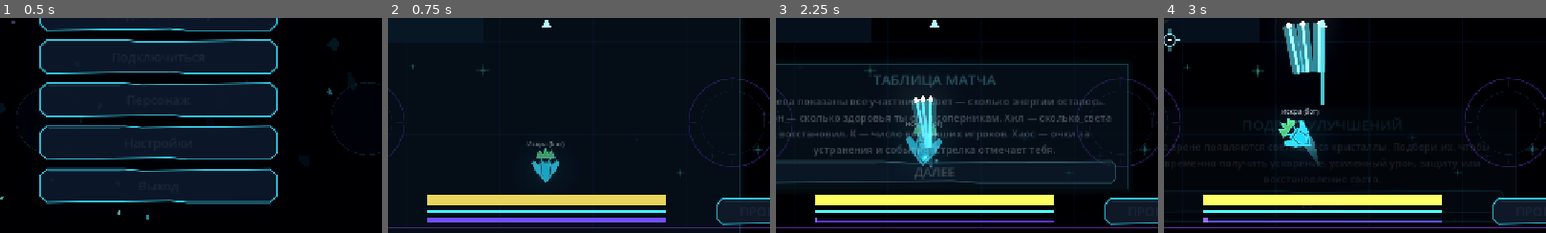
Above: before the commit, frames 1-4 (left to right).
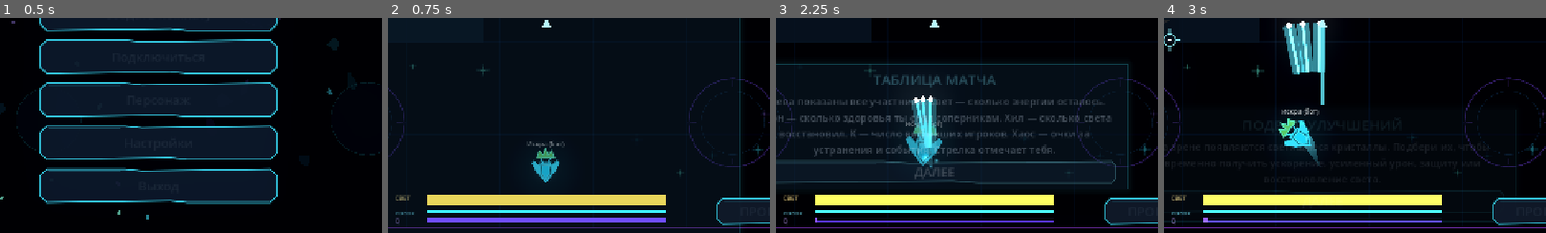
Above: after the commit, the same moments.

Repository: DvoreZZKy/svetobalamut
Game: Godot game, scene res://scenes/menu.tscn
Two runs of this game, one before a commit and one after it. Both use one fixed random seed, a clock stepped at 60 frames per second and the inputs below.
Inputs (mouse positions are % of the whole screen's width and height, from its top left):
- Up to frame 1 (0.5 s): no input
- Up to frame 2 (0.75 s): click "Играть одному (с ботами)" at 0.5 s
- Up to frame 3 (2.25 s): tap Enter (restart) at 1.25 s; move the mouse to (72, 45) at 1.27 s; hold D (right) 1.28-2 s; hold Space (dash) 1.28-2 s; tap Q (ability) at 1.35 s; click (72, 45) at 1.42 s; click "ДАЛЕЕ" at 2 s
- Up to frame 4 (3 s): move the mouse to (30, 55) at 2.77 s; hold S (down) from 2.78 s (still down); tap Space (dash) at 2.85 s
The pictures show only the part of the screen within x 29-79%, y 50-100%; the shares and areas given below are measured in that part.

Frame 1 is identical in both runs. In frame 2, 0.1% of the frame differs, in the area x 2-7%, y 82-96%; in frame 3, 0.2%; in frame 4, 0.2%, in the area x 2-7%, y 82-97%.

Commit message:
Add themed captions to the light and ability meters

Diff:
--- a/scripts/arena.gd
+++ b/scripts/arena.gd
@@ -389,6 +389,36 @@
 	ability_bar.offset_right = 200
 	ability_bar.offset_top = -26
 	ability_bar.offset_bottom = -19
+	var light_caption := _label("СВЕТ", 10, Vector2.ZERO, Vector2(48, 18), cl)
+	light_caption.anchor_left = 0.5
+	light_caption.anchor_right = 0.5
+	light_caption.anchor_top = 1.0
+	light_caption.anchor_bottom = 1.0
+	light_caption.offset_left = -254
+	light_caption.offset_right = -206
+	light_caption.offset_top = -65
+	light_caption.offset_bottom = -47
+	light_caption.add_theme_color_override("font_color", Color("#ffe28a"))
+	var dash_caption := _label("РЫВОК", 9, Vector2.ZERO, Vector2(48, 14), cl)
+	dash_caption.anchor_left = 0.5
+	dash_caption.anchor_right = 0.5
+	dash_caption.anchor_top = 1.0
+	dash_caption.anchor_bottom = 1.0
+	dash_caption.offset_left = -254
+	dash_caption.offset_right = -206
+	dash_caption.offset_top = -40
+	dash_caption.offset_bottom = -26
+	dash_caption.add_theme_color_override("font_color", Color("#76eaff"))
+	var ability_caption := _label("Q", 10, Vector2.ZERO, Vector2(48, 14), cl)
+	ability_caption.anchor_left = 0.5
+	ability_caption.anchor_right = 0.5
+	ability_caption.anchor_top = 1.0
+	ability_caption.anchor_bottom = 1.0
+	ability_caption.offset_left = -254
+	ability_caption.offset_right = -206
+	ability_caption.offset_top = -27
+	ability_caption.offset_bottom = -13
+	ability_caption.add_theme_color_override("font_color", Color("#c3a0ff"))
 	capsule_ammo_lbl = _label("ВОЛНЫ  ◆ ◆ ◆ ◆", 16, Vector2(18, 0), Vector2(220, 24), cl)
 	capsule_ammo_lbl.anchor_top = 1.0
 	capsule_ammo_lbl.anchor_bottom = 1.0
